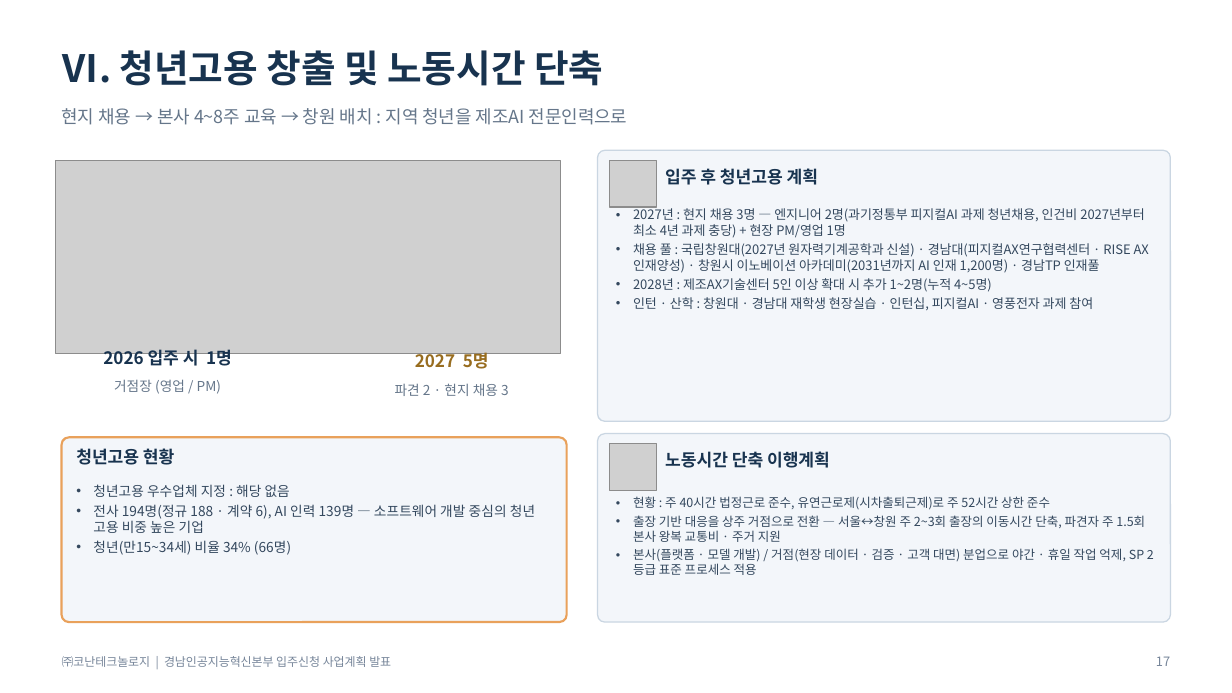
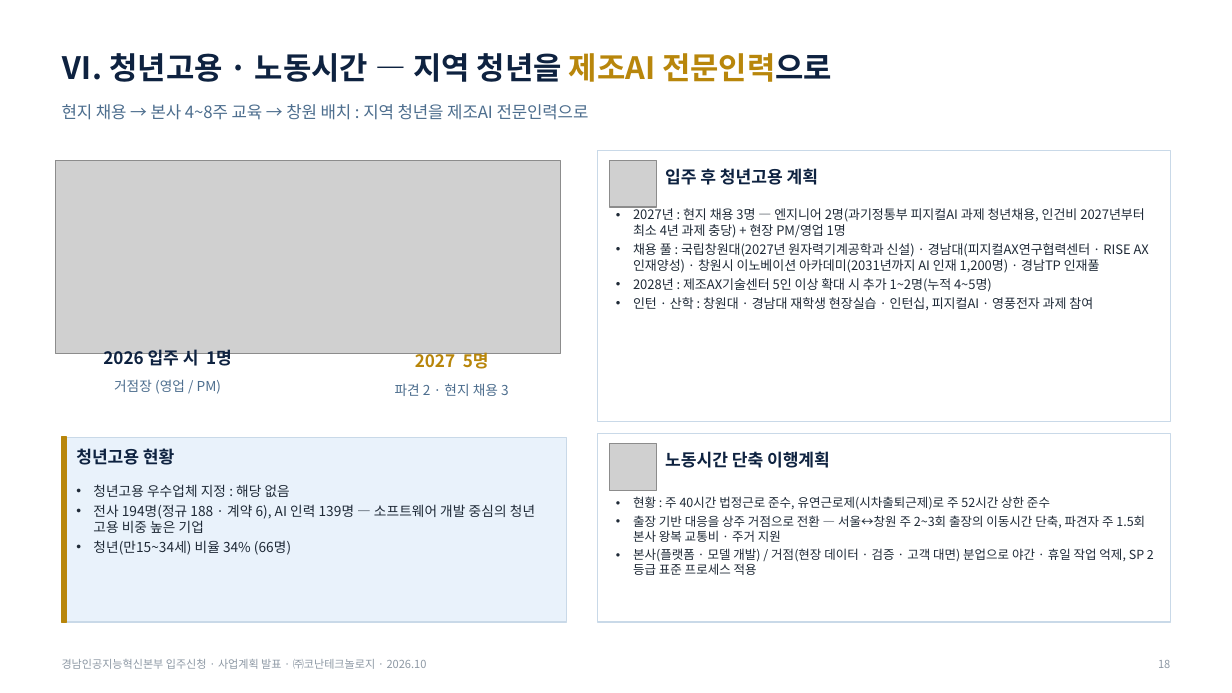
Before and after one commit to Jacob-Yeom/claude, a slide deck: slide 18 of deliverables/gyeongnam_tp_pitch/Konan_GyeongnamAI_Tenancy_Pitch_15min.pptx (slide 17 before the commit). Drawn at 1232x693 pixels with LibreOffice and Linux fonts; fonts in the diff are those of the drawing; grey boxes stand for pictures. Boxes give left, top, right and bottom in pixels: in the first picture for what was removed or moved away, otherwise in the second. Text is boxed around its words. In the diff, an @@ line names an element or a change of style, - is before the commit and + after.

```diff
--- a/deliverables/gyeongnam_tp_pitch/Konan_GyeongnamAI_Tenancy_Pitch_15min.pptx
+++ b/deliverables/gyeongnam_tp_pitch/Konan_GyeongnamAI_Tenancy_Pitch_15min.pptx
@@ text at bbox=[62, 53, 832, 82]: text changed; size 22 to 18 pt; text colour #18334F to #0E2240 @@
-Ⅵ. 청년고용 창출 및 노동시간 단축
+Ⅵ. 청년고용 · 노동시간 — 지역 청년을 제조AI 전문인력으로
@@ text "현지 채용 → 본사 4~8주 ..." at bbox=[62, 104, 589, 120]: size 10.5 to 9.8 pt, text colour #65768A to #4D6E8E @@
@@ rounded rectangle removed at bbox=[598, 150, 1170, 421] @@
@@ rectangle added at bbox=[598, 150, 1170, 421], fill #FFFFFF, outline #C9D9E8 0.75 pt @@
@@ text "2027 5명" at bbox=[415, 350, 489, 373]: text colour #986D20 to #B8860B @@
@@ text "거점장 (영업 / PM)" at bbox=[114, 379, 221, 394]: text colour #65768A to #4D6E8E @@
@@ text "파견 2 · 현지 채용 ..." at bbox=[395, 383, 509, 396]: text colour #65768A to #4D6E8E @@
@@ rounded rectangle removed at bbox=[62, 437, 567, 622] @@
@@ rectangle added at bbox=[62, 437, 567, 622], fill #E9F2FB, outline #C9D9E8 0.75 pt @@
@@ rectangle added at bbox=[62, 437, 67, 622], fill #B8860B, outline #B8860B 1 pt @@
@@ rounded rectangle removed at bbox=[598, 434, 1170, 622] @@
@@ rectangle added at bbox=[598, 434, 1170, 622], fill #FFFFFF, outline #C9D9E8 0.75 pt @@
@@ text colour #18334F to #0E2240 in 4 elements at bbox=[103, 349, 232, 369], bbox=[76, 448, 174, 465], bbox=[665, 168, 818, 185], bbox=[665, 451, 830, 468] @@
@@ text colour #34485E to #1F2A37 in 3 elements at bbox=[93, 484, 535, 555], bbox=[633, 206, 1149, 311], bbox=[633, 496, 1145, 575] @@
@@ text at bbox=[62, 659, 427, 669]: text changed; size 7 to 6.5 pt; text colour #77869A to #8E99A5 @@
-㈜코난테크놀로지 | 경남인공지능혁신본부 입주신청 사업계획 발표
+경남인공지능혁신본부 입주신청 · 사업계획 발표 · ㈜코난테크놀로지 · 2026.10
@@ text removed at bbox=[1156, 656, 1170, 666] @@
-17
@@ text added at bbox=[1158, 660, 1170, 668], 6.5 pt, text #8E99A5 @@
+18
```
Also in this commit, not shown: 17 other slides changed, 2 slides added, 1 slide removed, 3 other files.
